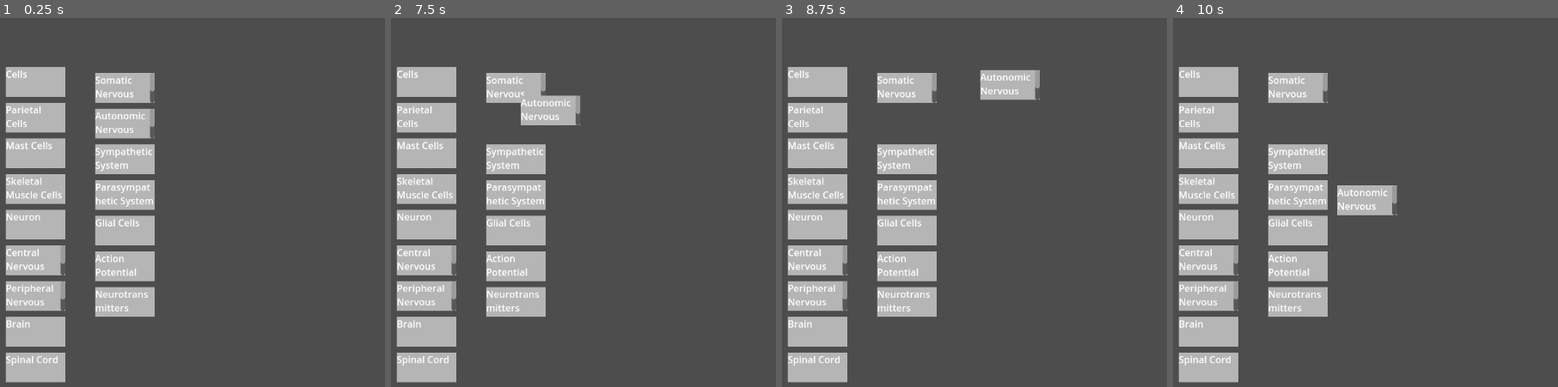
Above: before the commit, frames 1-4 (left to right).
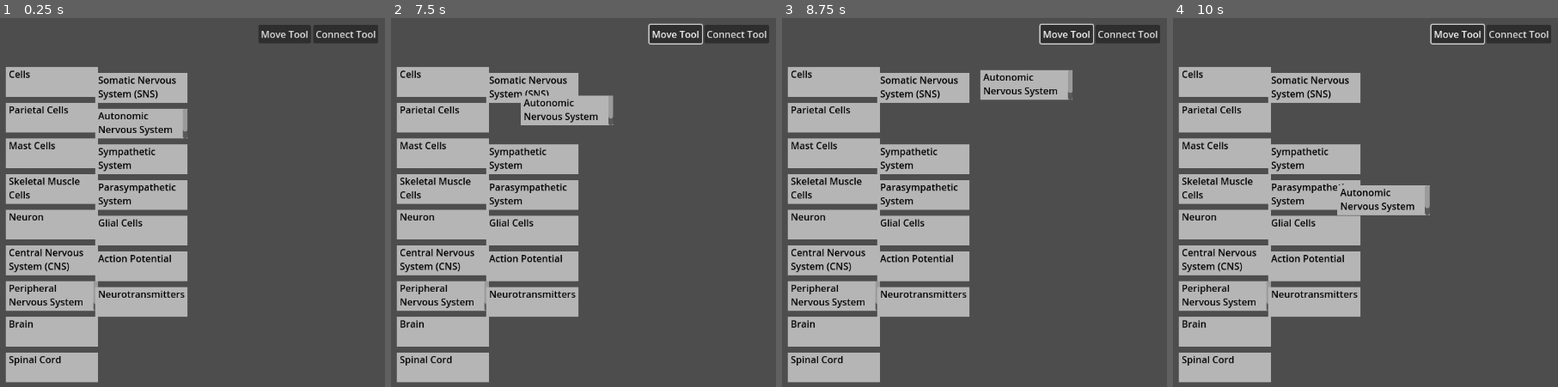
Above: after the commit, the same moments.

Repository: sk337/MindMapGame
Game: Godot game, scene res://scenes/MapGame.tscn
Same seed, same stepped clock (60 frames per second), same inputs: the game is played once before the commit and once after it.
Inputs (mouse positions are in pixels of both pictures, inside the frame that each line leads up to):
- Up to frame 1 (0.25 s): no input
- Up to frame 2 (7.5 s): click (675, 32) at 0.5 s, where only the run after the commit has a clickable "Move Tool"; click (737, 32) at 1.25 s, where only the run after the commit has a clickable "Connect Tool"; click (675, 32) at 2 s, where only the run after the commit has a clickable "Move Tool"; click (675, 32) at 2.75 s, where only the run after the commit has a clickable "Move Tool"; tap Enter at 3.5, 5, 6.5 s; move the mouse to (outside the picture) at 3.52 s; click (outside the picture) at 3.67 s; tap Space at 4.25, 5.75, 7.25 s; drag from (571, 213) to (675, 272) at 4.27 s; move the mouse to (outside the picture) at 5.02 s; click (outside the picture) at 5.17 s; drag from (675, 272) to (502, 136) at 5.77 s; move the mouse to (outside the picture) at 6.52 s; click (outside the picture) at 6.67 s; drag from (502, 136) to (606, 99) at 7.27 s
- Up to frame 3 (8.75 s): move the mouse to (1136, 195) at 8.02 s; click (1136, 195) at 8.17 s
- Up to frame 4 (10 s): drag from (1388, 99) to (1353, 213) at 8.77 s; move the mouse to (outside the picture) at 9.52 s; click (outside the picture) at 9.67 s

The runs differ from the first frame. In frame 1, 16% of the frame differs, in the area x 1-99%, y 1-99%; in frame 2, 16%; in frame 3, 17%; in frame 4, 16%.

Commit message:
move vs connect modes exist
Lines not drawing yet (that's next)

Diff:
--- a/scenes/MapGame.tscn
+++ b/scenes/MapGame.tscn
@@ -4,3 +4,41 @@
 
 [node name="MapGame" type="Node2D"]
 script = ExtResource("1_wdwfk")
+
+[node name="UI" type="Control" parent="."]
+layout_mode = 3
+anchors_preset = 15
+anchor_right = 1.0
+anchor_bottom = 1.0
+grow_horizontal = 2
+grow_vertical = 2
+size_flags_horizontal = 4
+size_flags_vertical = 0
+
+[node name="CenterContainer" type="CenterContainer" parent="UI"]
+layout_mode = 2
+offset_top = 2.0
+offset_right = 1149.0
+offset_bottom = 107.0
+grow_horizontal = 2
+grow_vertical = 2
+size_flags_horizontal = 4
+size_flags_vertical = 4
+
+[node name="VBoxContainer" type="VBoxContainer" parent="UI/CenterContainer"]
+layout_mode = 2
+
+[node name="HBoxContainer" type="HBoxContainer" parent="UI/CenterContainer/VBoxContainer"]
+layout_mode = 2
+alignment = 2
+
+[node name="MoveToolButton" type="Button" parent="UI/CenterContainer/VBoxContainer/HBoxContainer"]
+layout_mode = 2
+text = "Move Tool"
+
+[node name="ConnectTermsToolButton" type="Button" parent="UI/CenterContainer/VBoxContainer/HBoxContainer"]
+layout_mode = 2
+text = "Connect Tool"
+
+[connection signal="pressed" from="UI/CenterContainer/VBoxContainer/HBoxContainer/MoveToolButton" to="." method="_on_move_tool_button_pressed"]
+[connection signal="pressed" from="UI/CenterContainer/VBoxContainer/HBoxContainer/ConnectTermsToolButton" to="." method="_on_connect_terms_tool_button_pressed"]
--- a/scenes/Term.tscn
+++ b/scenes/Term.tscn
@@ -1,19 +1,22 @@
-[gd_scene load_steps=2 format=3 uid="uid://c3vs6pjkpv125"]
+[gd_scene load_steps=3 format=3 uid="uid://c3vs6pjkpv125"]
 
 [ext_resource type="Script" path="res://scripts/Term.gd" id="1_epxdy"]
+[ext_resource type="Script" path="res://scripts/MyRichTextLabel.gd" id="2_6y6fy"]
 
 [node name="Term" type="Node2D"]
 script = ExtResource("1_epxdy")
 
 [node name="ColorRect" type="ColorRect" parent="."]
-custom_minimum_size = Vector2(100, 50)
+custom_minimum_size = Vector2(155, 50)
 offset_right = 40.0
 offset_bottom = 40.0
 color = Color(0.709804, 0.709804, 0.709804, 1)
 
 [node name="RichTextLabel" type="RichTextLabel" parent="."]
 custom_minimum_size = Vector2(100, 50)
-offset_right = 40.0
-offset_bottom = 40.0
+offset_left = 5.0
+offset_right = 155.0
+offset_bottom = 50.0
+script = ExtResource("2_6y6fy")
 
 [node name="Line2D" type="Line2D" parent="."]
--- a/scripts/MapGame.gd
+++ b/scripts/MapGame.gd
@@ -2,9 +2,12 @@
 # the path to the JSON file
 var json_path = "res://data/NeuronsData.json"
 var term_scene_path = "res://scenes/Term.tscn"
+enum Tools {MOVE, CONNECT}
+var current_tool = Tools.MOVE
 
 # Called when the node enters the scene tree for the first time.
 func _ready():
+	set_process_input(true)
 	var json_data = load_and_parse_json()
 	if json_data != null:
 		process_json(json_data)
@@ -38,24 +41,63 @@
 
 	if json_data.size() > 0:
 		var just_items = json_data["just_items"]
+		var item_data = json_data["item_data"]
+		var term_index = 0
+		var term_level = 0
+		var term_category_ranks = {"cat 1": 1.0, "cat 2": 0.5}
+		var term_term_ranks = {"term 1": 1.0, "term 2": 0.5}
+
 		if just_items.size() > 0:
 			for i in range(just_items.size()):
 				var term_name = just_items[i]
+				var term_dict = null
+				# find the dicitonary for the term
+				for data in item_data:
+					if data["name"] == term_name:
+						term_dict = data
+						break
+				# if term data was found, get the details
+				if term_dict:
+					term_index = i # the loop index is the term index
+					term_level = int(term_dict["level"])
+					term_category_ranks = term_dict["categories"]
+					term_term_ranks = term_dict["relatedness"]
 				if current_position.y + term_offset.y > screen_height:
 					#start a new column
 					current_position.y = term_offset.y
 					current_position.x += column_width
 				current_position += term_offset # staggered position
-				instantiate_term(term_name, current_position)
+				instantiate_term(term_name, current_position, term_index, term_level, term_category_ranks, term_term_ranks)
 
-func instantiate_term(term_name: String, position: Vector2):
+func instantiate_term(term_name: String, my_position: Vector2, index: int, level: int, category_ranks: Dictionary, term_ranks: Dictionary):
 	var term_scene: PackedScene = load(term_scene_path)
 	if term_scene:
 		var term_instance = term_scene.instantiate()
 		add_child(term_instance)
-		term_instance.position = position
+		term_instance.position = my_position
 		term_instance.get_node("RichTextLabel").text = term_name #set the term name
+		term_instance.term_index = index
+		term_instance.term_level = level
+		term_instance.category_ranks = category_ranks
+		term_instance.term_ranks = term_ranks
+		term_instance.add_to_group("terms") #add to the group "terms"
 
 # Called every frame. 'delta' is the elapsed time since the previous frame.
 func _process(delta):
 	pass
+
+func _input(event):
+	if current_tool == Tools.MOVE:
+		pass # done in script for items
+	elif current_tool == Tools.CONNECT:
+		pass
+
+func _on_move_tool_button_pressed():
+	current_tool = Tools.MOVE
+	for term in get_tree().get_nodes_in_group("terms"):
+		term.set_tool_mode("move")
+
+func _on_connect_terms_tool_button_pressed():
+	current_tool = Tools.CONNECT
+	for term in get_tree().get_nodes_in_group("terms"):
+		term.set_tool_mode("connect")
--- /dev/null
+++ b/scripts/MyRichTextLabel.gd
@@ -0,0 +1,15 @@
+extends RichTextLabel
+
+
+# Called when the node enters the scene tree for the first time.
+func _ready():
+	if theme == null:
+		var new_theme := Theme.new()
+		theme = new_theme
+	# Set the text color to black
+	var new_color = Color(0, 0, 0, 1) #Black color
+	theme.set_color("default_color", self.get_class(), new_color)
+
+# Called every frame. 'delta' is the elapsed time since the previous frame.
+func _process(delta):
+	pass
--- a/scripts/Term.gd
+++ b/scripts/Term.gd
@@ -1,37 +1,49 @@
 extends Node2D
+
+# Assignable Properties
+var category_ranks: Dictionary = {}
+var term_ranks: Dictionary = {}
+var term_index: int = 0
+var term_level: int = 0
 
 var drag_offset = Vector2()
 var dragging = false
 var original_z_index = 0
+var num_drops = 0
+
+enum Tools {MOVE, CONNECT}
+var current_tool = Tools.MOVE
 
 # Called when the node enters the scene tree for the first time.
 func _ready():
 	set_process_input(true)
 
 func _input(event):
-	if event is InputEventMouseButton and event.button_index == MOUSE_BUTTON_LEFT:
-		var color_rect = get_node("ColorRect") as ColorRect
-		# Convert mouse event position to the Node2D's local space
-		var local_mouse_pos = to_local(event.global_position)
-		var rect_min_pos = color_rect.position
-		var rect_max_pos = rect_min_pos + color_rect.size
-		#print("event: ", event)
+	if current_tool == Tools.MOVE:
+		if event is InputEventMouseButton and event.button_index == MOUSE_BUTTON_LEFT:
+			var color_rect = get_node("ColorRect") as ColorRect
+			# Convert mouse event position to the Node2D's local space
+			var local_mouse_pos = to_local(event.global_position)
+			var rect_min_pos = color_rect.position
+			var rect_max_pos = rect_min_pos + color_rect.size
+			#print("event: ", event)
 
-		# Check if the click is within the bounds of the ColorRect
-		if event.pressed and local_mouse_pos.x >= rect_min_pos.x and local_mouse_pos.y >= rect_min_pos.y and local_mouse_pos.x <= rect_max_pos.x and local_mouse_pos.y <= rect_max_pos.y:
-			drag_offset = rect_min_pos - to_local(event.global_position)
-			dragging = true
-			#print("Dragging: ", dragging)
-			# Optionally, raise to ensure it's drawn on top while moving
-			z_index = 1000 # temporarily set a high z_index to draw it on top
-		elif not event.pressed and dragging:
-			dragging = false
-			#print("Dragging: ", dragging)
-			z_index = original_z_index
+			# Check if the click is within the bounds of the ColorRect
+			if event.pressed and local_mouse_pos.x >= rect_min_pos.x and local_mouse_pos.y >= rect_min_pos.y and local_mouse_pos.x <= rect_max_pos.x and local_mouse_pos.y <= rect_max_pos.y:
+				drag_offset = rect_min_pos - to_local(event.global_position)
+				dragging = true
+				#print("Dragging: ", dragging)
+				# Optionally, raise to ensure it's drawn on top while moving
+				z_index = 1000 # temporarily set a high z_index to draw it on top
+			elif not event.pressed and dragging:
+				dragging = false
+				#print("Dragging: ", dragging)
+				z_index = original_z_index + num_drops
+				num_drops += 1
 
-	if event is InputEventMouseMotion and dragging:
-		global_position = event.global_position + drag_offset
-		#print("Dragging: ", dragging, " Position: ", global_position)
+		if event is InputEventMouseMotion and dragging:
+			global_position = event.global_position + drag_offset
+			#print("Dragging: ", dragging, " Position: ", global_position)
 
 func set_text(content: String):
 	var rich_text_label = get_node("RichTextLabel") as RichTextLabel
@@ -42,6 +54,12 @@
 #	line.points = PoolVector2Array([position, other_term.position])
 # note to self - create a PoolVector2Array function later
 
+func set_tool_mode(new_mode: String):
+	if new_mode == "move":
+		current_tool = Tools.MOVE
+	elif new_mode == "connect":
+		current_tool = Tools.CONNECT
+
 # Called every frame. 'delta' is the elapsed time since the previous frame.
 func _process(delta):
 	pass
Not shown, changed: .DS_Store
